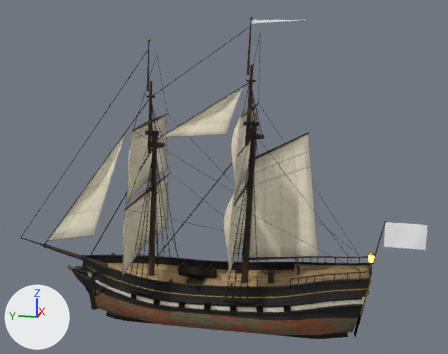
The glTF model assets/ships/schooner.gltf as it was, and as the next commit left it.
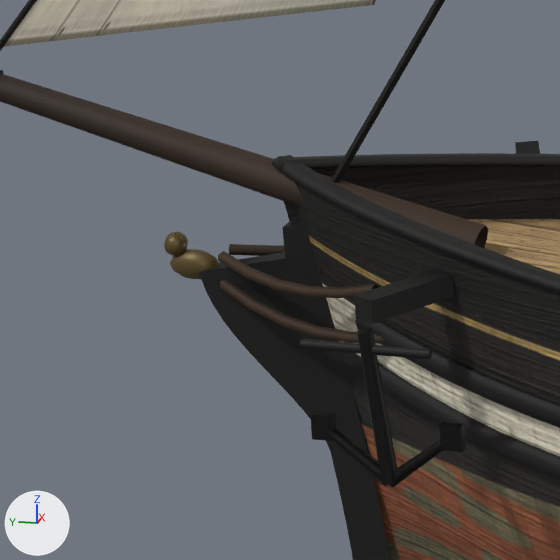
Each version appears first whole from a camera (50 mm lens) standing at (-59.6, -12.6, 28.5) and looking at (0.4, -0.6, 13.5), and next in a close-up on the part from 10% to 26% of the width and 66% to 86% of the height. Arrows for +X, +Y and +Z are at lower left; the lights stay in place. The older version's two pictures come first. Where no turn or scale is listed for an object, it has been applied to the vertices. Vertices at exactly the same position are counted once.

In view in the first close-up: 'Hull', 'Sail_jib_0'.
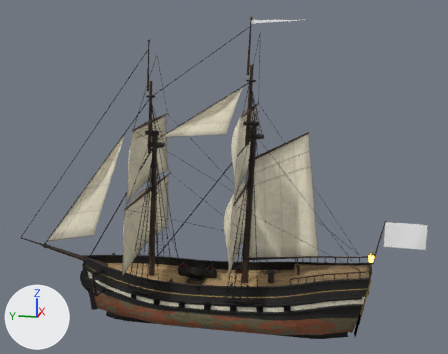
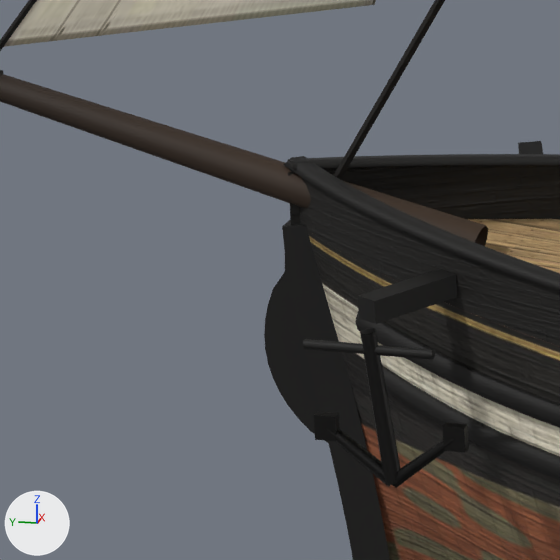
Where the change shows, as pixel boxes [x1, y1, x2, y2] in the close-ups (560 x 560 px; the box of a moved part takes in the faces that stretch with it):
part 1 of me_hull, deleted (brown): before [164, 232, 385, 344]
part 2 of me_hull, moved or reshaped: before [199, 153, 560, 487]; after [264, 154, 560, 488]

Patch to the scene script:
```diff
--- a/assets/ships/schooner.gltf.py
+++ b/assets/ships/schooner.gltf.py
@@ me_hull @@
 # used by ob_hull; location = (0.0, 0.0, 0.0)
-me_hull.from_pydata(...)  # 12831 vertices, 22024 faces; spans x -7.7..7.7, y -16.7..22.3, z -3.3..29.3
+me_hull.from_pydata(...)  # 12607 vertices, 21626 faces; spans x -7.7..7.7, y -16.7..22.3, z -3.3..29.3
+# me_hull part 1: 6 loose pieces with 224 vertices, spanning x -1.1..1.1, y 13.2..16.9, z 1.8..2.9, are deleted
+# me_hull part 2: 144 vertices moved from x -2.2..2.2, y 10.8..16.4, z -0.3..4.0 to x -2.2..2.2, y 10.7..15.5, z -0.1..4.1; 116 vertices removed from x -3.0..3.0, y 11.5..15.3, z -0.3..4.1; 116 vertices added at x -3.0..3.0, y 11.4..15.2, z -0.1..4.1
 me_hull.materials.append(mat_schooner_hull)
```
